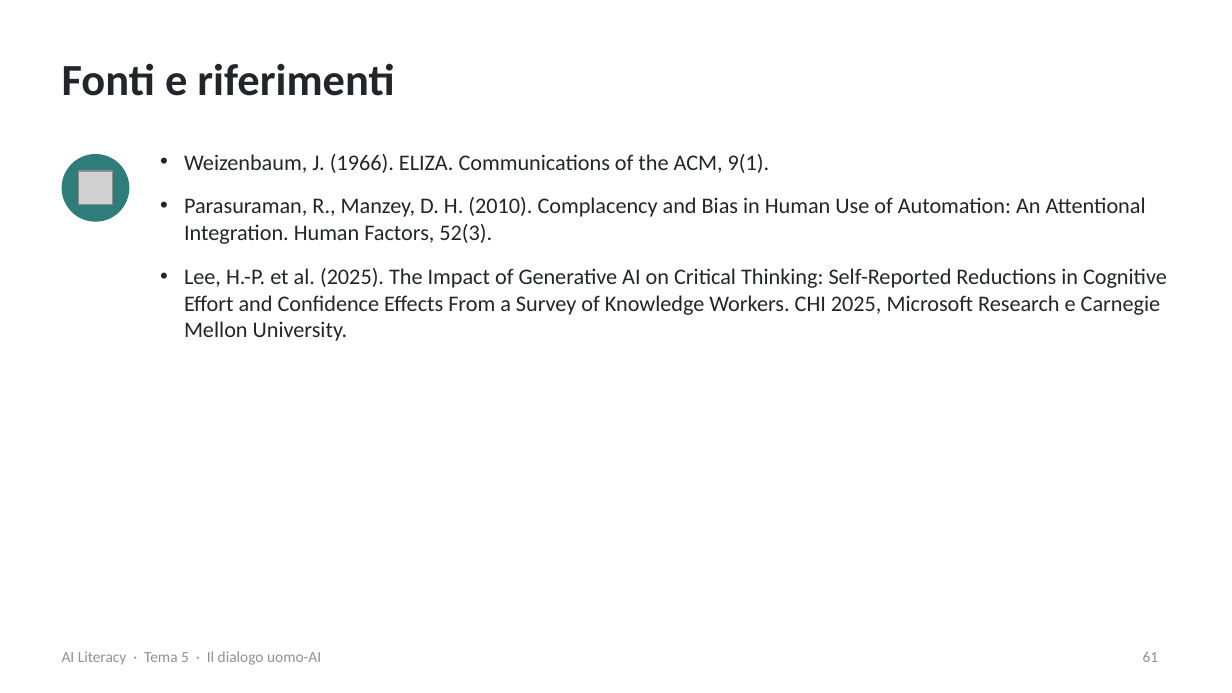
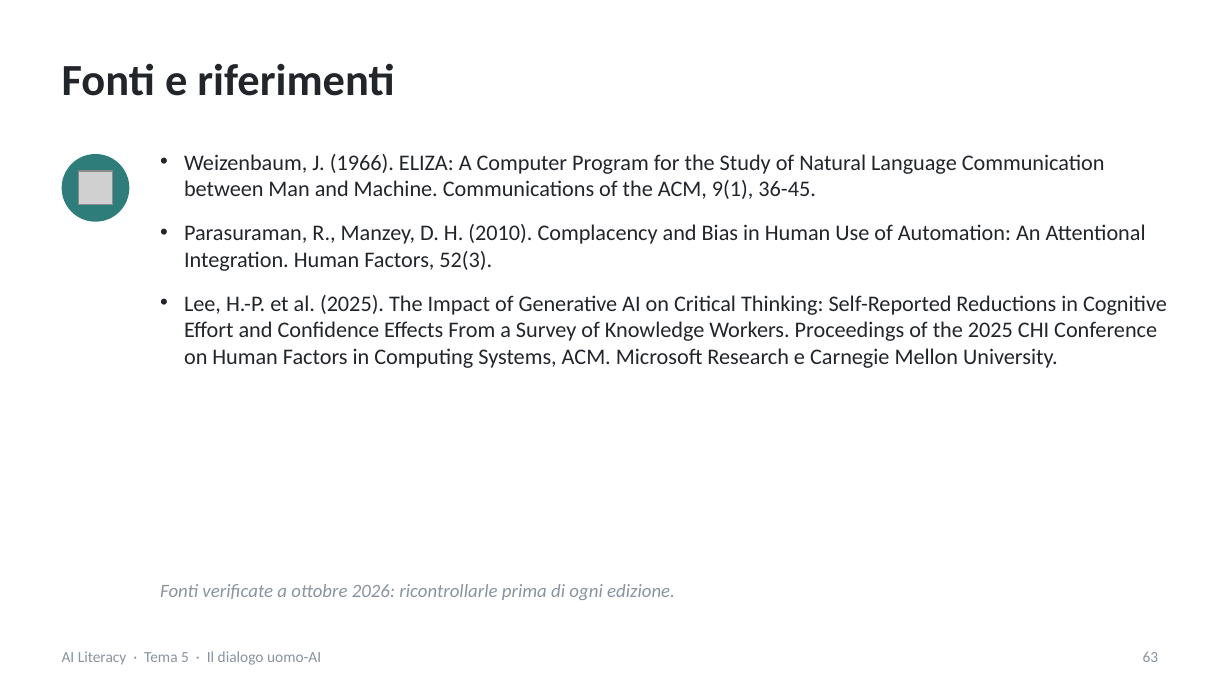
Before and after one commit to NetAi-IT/Formazione-AI-Literacy-Official, a slide deck: slide 63 of Base/Tema5_Dialogo_uomo_AI.pptx (slide 61 before the commit). Drawn at 1232x693 pixels with LibreOffice and Linux fonts; fonts in the diff are those of the drawing; grey boxes stand for pictures. Boxes give left, top, right and bottom in pixels: in the first picture for what was removed or moved away, otherwise in the second. Text is boxed around its words. In the diff, an @@ line names an element or a change of style, - is before the commit and + after.

```diff
--- a/Base/Tema5_Dialogo_uomo_AI.pptx
+++ b/Base/Tema5_Dialogo_uomo_AI.pptx
@@ text at [184,154,1105,199]: text changed @@
-• Weizenbaum, J. (1966). ELIZA. Communications of the ACM, 9(1).
+• Weizenbaum, J. (1966). ELIZA: A Computer Program for the Study of Natural Language Communication between Man and Machine. Communications of the ACM, 9(1), 36-45.
@@ text at [184,295,1167,368]: text changed @@
-• Lee, H.-P. et al. (2025). The Impact of Generative AI on Critical Thinking: Self-Reported Reductions in Cognitive Effort and Confidence Effects From a Survey of Knowledge Workers. CHI 2025, Microsoft Research e Carnegie Mellon University.
+• Lee, H.-P. et al. (2025). The Impact of Generative AI on Critical Thinking: Self-Reported Reductions in Cognitive Effort and Confidence Effects From a Survey of Knowledge Workers. Proceedings of the 2025 CHI Conference on Human Factors in Computing Systems, ACM. Microsoft Research e Carnegie Mellon University.
@@ text added at [160,584,675,600], 11 pt, text #8A939E, italic @@
+Fonti verificate a ottobre 2026: ricontrollarle prima di ogni edizione.
@@ page number at [1143,651,1159,662]: text changed @@
-61
+63
```
Also in this commit, not shown: 6 other slides changed, 2 slides added, 5 other files.
